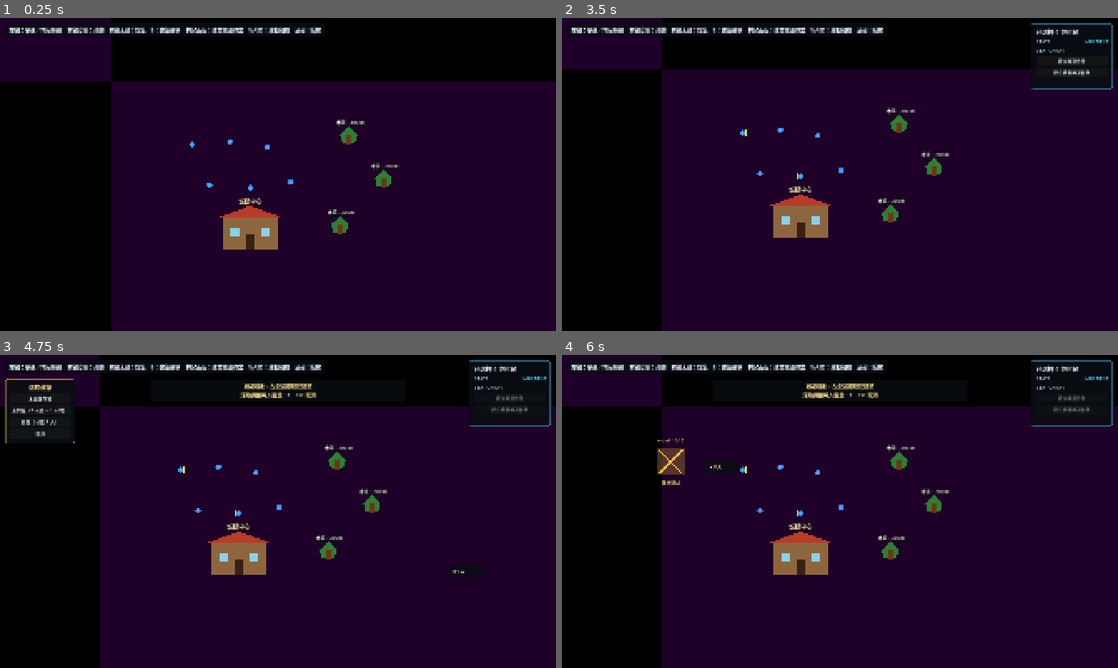
Above: before the commit, frames 1-4 (two rows, left to right).
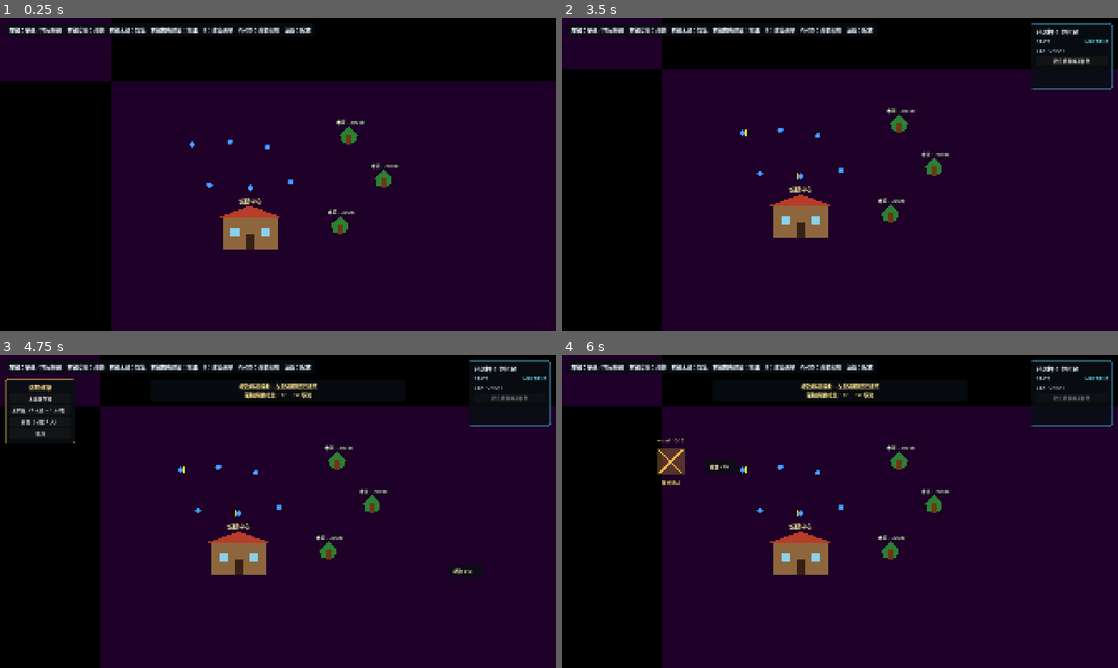
Above: after the commit, the same moments.

Repository: quittingjack/production_v3
Game: Godot game, scene res://scenes/main.tscn
Same seed, same stepped clock (60 frames per second), same inputs: the game is played once before the commit and once after it.
Inputs (mouse positions are in pixels of both pictures, inside the frame that each line leads up to):
- Up to frame 1 (0.25 s): no input
- Up to frame 2 (3.5 s): tap Enter at 0.5, 2.75 s; move the mouse to (962, 158) at 0.52 s; tap S (camera_down) at 0.6 s; click (962, 158) at 0.67 s; tap Space at 1.25 s; drag from (728, 190) to (812, 237) at 1.27 s; move the mouse to (895, 105) at 2.02 s; tap D (camera_right) at 2.1 s; click (895, 105) at 2.17 s; drag from (812, 237) to (673, 127) at 2.77 s
- Up to frame 3 (4.75 s): click (511, 398) at 3.5 s, where only the run before the commit has a clickable "建立搬運作業"; tap Space at 4.25 s; move the mouse to (444, 558) at 4.27 s; tap B at 4.35 s; click (444, 558) at 4.42 s
- Up to frame 4 (6 s): click "木頭儲存場" at 5 s; tap Enter at 5.75 s; drag from (673, 464) to (756, 433) at 5.77 s

The runs differ from the first frame. In frame 1, 0.4% of the frame differs, in the area x 27-58%, y 2-6%; in frame 2, 0.6%; in frame 3, 0.9%, in the area x 27-95%, y 2-71%; in frame 4, 0.9%.

Commit message:
Implement quick haul planning mechanics and related input handling, and add tests for functionality

Diff:
--- a/scenes/main.tscn
+++ b/scenes/main.tscn
@@ -149,7 +149,7 @@
 theme_override_colors/font_color = Color(0.92, 0.96, 1, 1)
 theme_override_font_sizes/font_size = 18
 theme_override_styles/normal = SubResource("StyleBoxFlat_help")
-text = "左鍵：單選／拖曳框選    右鍵空地：移動    右鍵木頭：採集    B：建築選單    村民面板：建立搬運作業    WASD：移動相機    滾輪：縮放"
+text = "左鍵：單選／拖曳框選    右鍵空地：移動    右鍵木頭：採集    右鍵拖曳建築：搬運    B：建築選單    WASD：移動相機    滾輪：縮放"
 
 [node name="HaulPlanningLabel" type="Label" parent="Interface"]
 visible = false
@@ -293,11 +293,6 @@
 text = "true"
 horizontal_alignment = 2
 
-[node name="CreateHaulButton" type="Button" parent="Interface/SelectedVillagerPanel/Content"]
-unique_name_in_owner = true
-layout_mode = 2
-text = "建立搬運作業"
-
 [node name="CreateTotalHaulButton" type="Button" parent="Interface/SelectedVillagerPanel/Content"]
 unique_name_in_owner = true
 layout_mode = 2
--- a/scripts/selected_villager_ui.gd
+++ b/scripts/selected_villager_ui.gd
@@ -5,7 +5,6 @@
 @onready var villager_name_label: Label = %VillagerNameLabel
 @onready var state_value_label: Label = %StateValueLabel
 @onready var stationary_value_label: Label = %StationaryValueLabel
-@onready var create_haul_button: Button = %CreateHaulButton
 @onready var create_total_haul_button: Button = %CreateTotalHaulButton
 
 var _selection_manager: Node
@@ -13,9 +12,6 @@
 
 func _ready() -> void:
 	_selection_manager = get_node(selection_manager_path)
-	create_haul_button.pressed.connect(
-		_selection_manager.begin_haul_planning
-	)
 	create_total_haul_button.pressed.connect(
 		_selection_manager.begin_total_haul_planning
 	)
@@ -29,7 +25,6 @@
 		return
 
 	visible = true
-	create_haul_button.disabled = _selection_manager.is_haul_planning()
 	create_total_haul_button.disabled = _selection_manager.is_haul_planning()
 	if villagers.size() == 1:
 		var villager := villagers[0]
--- a/scripts/selection_manager.gd
+++ b/scripts/selection_manager.gd
@@ -20,10 +20,10 @@
 var _haul_villagers: Array[Villager] = []
 var _haul_source: Building
 var _haul_waypoints: Array[Vector2] = []
-var _haul_amount_per_trip := 1
-var _haul_max_amount := 1
-var _haul_is_total := false
 var _haul_total_amount := 10
+var _is_quick_haul_planning := false
+var _quick_haul_villagers: Array[Villager] = []
+var _quick_haul_source: Building
 const HAUL_CURSOR_LABEL_OFFSET := Vector2(16.0, 20.0)
 
 
@@ -38,9 +38,10 @@
 func _process(_delta: float) -> void:
 	var mouse_position := get_viewport().get_mouse_position()
 	var world_position := _screen_to_world(get_viewport().get_mouse_position())
-	if _is_haul_planning:
+	if _is_haul_planning or _is_quick_haul_planning:
 		_update_haul_preview(world_position)
-		_update_haul_amount_cursor_label(mouse_position)
+		if _is_haul_planning:
+			_update_haul_amount_cursor_label(mouse_position)
 		_set_hovered_interaction_host(_find_building_at(world_position))
 		return
 
@@ -52,7 +53,16 @@
 
 
 func _input(event: InputEvent) -> void:
-	if not _is_haul_planning:
+	if not _is_haul_planning and not _is_quick_haul_planning:
+		return
+
+	if (
+		_is_quick_haul_planning
+		and event is InputEventMouseButton
+		and event.button_index == MOUSE_BUTTON_RIGHT
+		and not event.pressed
+	):
+		_handle_quick_haul_input(event)
 		return
 
 	if (
@@ -61,13 +71,19 @@
 		and not event.echo
 		and event.keycode == KEY_ESCAPE
 	):
-		_cancel_haul_planning()
+		if _is_quick_haul_planning:
+			_cancel_quick_haul_planning()
+		else:
+			_cancel_haul_planning()
 		get_viewport().set_input_as_handled()
 
 
 func _unhandled_input(event: InputEvent) -> void:
 	if _is_haul_planning:
 		_handle_haul_planning_input(event)
+		return
+	if _is_quick_haul_planning:
+		_handle_quick_haul_input(event)
 		return
 
 	if _is_building_placement_active():
@@ -84,9 +100,11 @@
 			else:
 				_finish_left_action(world_position)
 			get_viewport().set_input_as_handled()
-		elif mouse_button.button_index == MOUSE_BUTTON_RIGHT and mouse_button.pressed:
-			_command_selection_at(world_position)
-			get_viewport().set_input_as_handled()
+		elif mouse_button.button_index == MOUSE_BUTTON_RIGHT:
+			if mouse_button.pressed:
+				if not _try_begin_quick_haul_planning(world_position):
+					_command_selection_at(world_position)
+				get_viewport().set_input_as_handled()
 
 	elif event is InputEventMouseMotion and _left_button_down:
 		var mouse_motion := event as InputEventMouseMotion
@@ -94,41 +112,27 @@
 		get_viewport().set_input_as_handled()
 
 
-func begin_haul_planning() -> void:
-	_begin_haul_planning(false)
-
-
 func begin_total_haul_planning() -> void:
-	_begin_haul_planning(true)
-
-
-func _begin_haul_planning(is_total: bool) -> void:
+	_begin_haul_planning()
+
+
+func _begin_haul_planning() -> void:
 	if _is_building_placement_active():
 		return
 
 	_haul_villagers.clear()
-	_haul_max_amount = 0
 	for villager in _selected_villagers:
 		if not is_instance_valid(villager):
 			continue
 		_haul_villagers.append(villager)
-		if _haul_max_amount == 0:
-			_haul_max_amount = villager.backpack_capacity
-		else:
-			_haul_max_amount = mini(
-				_haul_max_amount,
-				villager.backpack_capacity
-			)
 
 	if _haul_villagers.is_empty():
 		return
 
 	get_viewport().gui_release_focus()
 	_is_haul_planning = true
-	_haul_is_total = is_total
 	_haul_source = null
 	_haul_waypoints.clear()
-	_haul_amount_per_trip = clampi(1, 1, maxi(_haul_max_amount, 1))
 	_haul_total_amount = 10
 	haul_route_preview.clear_points()
 	haul_route_preview.visible = true
@@ -140,7 +144,7 @@
 
 
 func is_haul_planning() -> bool:
-	return _is_haul_planning
+	return _is_haul_planning or _is_quick_haul_planning
 
 
 func get_selected_villagers() -> Array[Villager]:
@@ -178,19 +182,10 @@
 		return
 
 	if mouse_event.button_index == MOUSE_BUTTON_WHEEL_UP:
-		if _haul_is_total:
-			_haul_total_amount += 1
-		else:
-			_haul_amount_per_trip = mini(
-				_haul_amount_per_trip + 1,
-				maxi(_haul_max_amount, 1)
-			)
+		_haul_total_amount += 1
 		_update_haul_planning_label()
 	elif mouse_event.button_index == MOUSE_BUTTON_WHEEL_DOWN:
-		if _haul_is_total:
-			_haul_total_amount = maxi(_haul_total_amount - 1, 1)
-		else:
-			_haul_amount_per_trip = maxi(_haul_amount_per_trip - 1, 1)
+		_haul_total_amount = maxi(_haul_total_amount - 1, 1)
 		_update_haul_planning_label()
 	elif mouse_event.button_index == MOUSE_BUTTON_RIGHT:
 		if not _haul_waypoints.is_empty():
@@ -233,30 +228,20 @@
 		if is_instance_valid(villager):
 			assigned_villagers.append(villager)
 
-	if _haul_is_total:
-		var job := TotalHaulJob.new(
-			_haul_source,
-			destination,
-			_haul_source.get_output_resource_type(),
-			_haul_total_amount
-		)
-		for villager in assigned_villagers:
-			villager.start_total_haul_job(job, _haul_waypoints)
-	else:
-		for villager in assigned_villagers:
-			villager.start_haul_job(
-				_haul_source,
-				destination,
-				_haul_waypoints,
-				_haul_amount_per_trip
-			)
+	var job := TotalHaulJob.new(
+		_haul_source,
+		destination,
+		_haul_source.get_output_resource_type(),
+		_haul_total_amount
+	)
+	for villager in assigned_villagers:
+		villager.start_total_haul_job(job, _haul_waypoints)
 
 	_cancel_haul_planning()
 
 
 func _cancel_haul_planning() -> void:
 	_is_haul_planning = false
-	_haul_is_total = false
 	_haul_villagers.clear()
 	_haul_source = null
 	_haul_waypoints.clear()
@@ -269,37 +254,37 @@
 
 func _update_haul_preview(mouse_world_position: Vector2) -> void:
 	haul_route_preview.clear_points()
-	if not is_instance_valid(_haul_source):
-		return
-
-	haul_route_preview.add_point(to_local(_haul_source.global_position))
-	for waypoint in _haul_waypoints:
-		haul_route_preview.add_point(to_local(waypoint))
+	var source := (
+		_quick_haul_source
+		if _is_quick_haul_planning
+		else _haul_source
+	)
+	if not is_instance_valid(source):
+		return
+
+	haul_route_preview.add_point(to_local(source.global_position))
+	if _is_haul_planning:
+		for waypoint in _haul_waypoints:
+			haul_route_preview.add_point(to_local(waypoint))
 	haul_route_preview.add_point(to_local(mouse_world_position))
 
 
 func _update_haul_planning_label() -> void:
-	var amount_description := (
-		"總量：%d" % _haul_total_amount
-		if _haul_is_total
-		else "每人載量：%d" % _haul_amount_per_trip
-	)
+	var amount_description := "總量：%d" % _haul_total_amount
 	if not is_instance_valid(_haul_source):
 		haul_planning_label.text = (
-			"%s：左鍵選擇起點建築\n"
+			"總數搬運規劃：左鍵選擇起點建築\n"
 			+ "滾輪調整%s　Esc 取消"
 		) % [
-			"總數搬運規劃" if _haul_is_total else "搬運規劃",
 			amount_description,
 		]
 		return
 
 	haul_planning_label.text = (
-		"%s：%s，%s\n"
+		"總數搬運規劃：%s，%s\n"
 		+ "左鍵空地新增中間點，左鍵相容建築完成\n"
 		+ "右鍵撤銷中間點　Esc 取消"
 	) % [
-		"總數搬運規劃" if _haul_is_total else "搬運規劃",
 		String(_haul_source.get_output_resource_type()),
 		amount_description,
 	]
@@ -319,17 +304,94 @@
 		return
 
 	if not is_instance_valid(_haul_source):
-		haul_amount_cursor_label.text = (
-			"總數 x%d" % _haul_total_amount
-			if _haul_is_total
-			else "x%d/人" % _haul_amount_per_trip
-		)
+		haul_amount_cursor_label.text = "總數 x%d" % _haul_total_amount
 		return
 
 	haul_amount_cursor_label.text = "%s x%d" % [
 		String(_haul_source.get_output_resource_type()),
-		_haul_total_amount if _haul_is_total else _haul_amount_per_trip,
+		_haul_total_amount,
 	]
+
+
+func _try_begin_quick_haul_planning(world_position: Vector2) -> bool:
+	if _find_resource_at(world_position):
+		return false
+
+	var source := _find_building_at(world_position)
+	if (
+		not is_instance_valid(source)
+		or source.get_output_resource_type() == &""
+	):
+		return false
+
+	_quick_haul_villagers.clear()
+	for villager in _selected_villagers:
+		if is_instance_valid(villager):
+			_quick_haul_villagers.append(villager)
+	if _quick_haul_villagers.is_empty():
+		return false
+
+	_is_quick_haul_planning = true
+	_quick_haul_source = source
+	haul_route_preview.clear_points()
+	haul_route_preview.visible = true
+	haul_planning_label.text = (
+		"搬運規劃：%s，每位村民使用最大載量\n"
+		+ "在相容建築上放開右鍵　Esc 取消"
+	) % String(source.get_output_resource_type())
+	haul_planning_label.visible = true
+	haul_amount_cursor_label.visible = false
+	_set_hovered_interaction_host(source)
+	return true
+
+
+func _handle_quick_haul_input(event: InputEvent) -> void:
+	if event is not InputEventMouseButton:
+		return
+
+	var mouse_event := event as InputEventMouseButton
+	if (
+		mouse_event.button_index == MOUSE_BUTTON_RIGHT
+		and not mouse_event.pressed
+	):
+		_finish_quick_haul_planning(
+			_find_building_at(_screen_to_world(mouse_event.position))
+		)
+	get_viewport().set_input_as_handled()
+
+
+func _finish_quick_haul_planning(destination: Building) -> void:
+	if (
+		not is_instance_valid(_quick_haul_source)
+		or not is_instance_valid(destination)
+		or destination == _quick_haul_source
+		or not destination.accepts_resource(
+			_quick_haul_source.get_output_resource_type()
+		)
+	):
+		_cancel_quick_haul_planning()
+		return
+
+	for villager in _quick_haul_villagers:
+		if is_instance_valid(villager):
+			villager.start_haul_job(
+				_quick_haul_source,
+				destination,
+				[],
+				maxi(villager.backpack_capacity, 1)
+			)
+	_cancel_quick_haul_planning()
+
+
+func _cancel_quick_haul_planning() -> void:
+	_is_quick_haul_planning = false
+	_quick_haul_villagers.clear()
+	_quick_haul_source = null
+	haul_route_preview.clear_points()
+	haul_route_preview.visible = false
+	haul_planning_label.visible = false
+	haul_amount_cursor_label.visible = false
+	_set_hovered_interaction_host(null)
 
 
 func _begin_left_action(world_position: Vector2) -> void:
--- /dev/null
+++ b/tests/quick_haul_input_test.gd
@@ -0,0 +1,120 @@
+extends SceneTree
+
+
+func _initialize() -> void:
+	call_deferred("_run_test")
+
+
+func _run_test() -> void:
+	var main_scene := load("res://scenes/main.tscn") as PackedScene
+	var building_scene := load("res://scenes/building.tscn") as PackedScene
+	var site_scene := load("res://scenes/construction_site.tscn") as PackedScene
+	var main := main_scene.instantiate()
+	root.add_child(main)
+	await process_frame
+
+	var buildings := main.get_node("Buildings")
+	var selection_manager := main.get_node("SelectionManager")
+	var first := main.get_node("Villagers/Villager1") as Villager
+	var second := main.get_node("Villagers/Villager2") as Villager
+	var source := building_scene.instantiate() as Building
+	var destination := building_scene.instantiate() as Building
+	source.position = Vector2(760.0, 700.0)
+	destination.position = Vector2(1080.0, 700.0)
+	buildings.add_child(source)
+	buildings.add_child(destination)
+	await process_frame
+
+	first.backpack_capacity = 3
+	second.backpack_capacity = 7
+	selection_manager._select_villagers_in(
+		Rect2(Vector2(240.0, 170.0), Vector2(230.0, 100.0))
+	)
+	if selection_manager.get_selected_villagers().size() != 2:
+		_fail("Test setup did not select exactly two villagers.")
+		return
+
+	_send_right_button(main, selection_manager, source.global_position, true)
+	await process_frame
+	if not selection_manager.is_haul_planning():
+		_fail("Right-button press on a valid source did not start haul planning.")
+		return
+
+	_send_right_button(main, selection_manager, destination.global_position, false)
+	await process_frame
+	if selection_manager.is_haul_planning():
+		_fail("Right-button release did not finish haul planning.")
+		return
+	if first._haul_amount_per_trip != 3 or second._haul_amount_per_trip != 7:
+		_fail("Quick haul did not use each villager's backpack capacity.")
+		return
+	if first._haul_source != source or second._haul_source != source:
+		_fail("Quick haul assigned the wrong source building.")
+		return
+	if first._haul_destination != destination or second._haul_destination != destination:
+		_fail("Quick haul assigned the wrong destination building.")
+		return
+
+	_send_right_button(main, selection_manager, source.global_position, true)
+	await process_frame
+	_send_right_button(main, selection_manager, source.global_position, false)
+	await process_frame
+	if selection_manager.is_haul_planning():
+		_fail("Releasing on the source building did not cancel haul planning.")
+		return
+
+	_send_right_button(main, selection_manager, source.global_position, true)
+	await process_frame
+	_send_right_button(
+		main,
+		selection_manager,
+		Vector2(1300.0, 850.0),
+		false
+	)
+	await process_frame
+	if selection_manager.is_haul_planning():
+		_fail("Releasing on empty ground did not cancel haul planning.")
+		return
+
+	var construction_site := site_scene.instantiate() as ConstructionSite
+	construction_site.position = Vector2(1320.0, 700.0)
+	buildings.add_child(construction_site)
+	await process_frame
+	_send_right_button(
+		main,
+		selection_manager,
+		construction_site.global_position,
+		true
+	)
+	await process_frame
+	if selection_manager.is_haul_planning():
+		_fail("A building without output incorrectly started haul planning.")
+		return
+	if first._construction_target != construction_site:
+		_fail("An invalid haul source did not preserve its original command.")
+		return
+
+	quit(0)
+
+
+func _send_right_button(
+	main: Node2D,
+	selection_manager: Node,
+	world_position: Vector2,
+	pressed: bool
+) -> void:
+	var event := InputEventMouseButton.new()
+	event.button_index = MOUSE_BUTTON_RIGHT
+	event.pressed = pressed
+	event.position = (
+		main.get_viewport().get_canvas_transform() * world_position
+	)
+	if pressed:
+		selection_manager._unhandled_input(event)
+	else:
+		selection_manager._input(event)
+
+
+func _fail(message: String) -> void:
+	push_error(message)
+	quit(1)
Not shown, added: tests/quick_haul_input_test.gd.uid
